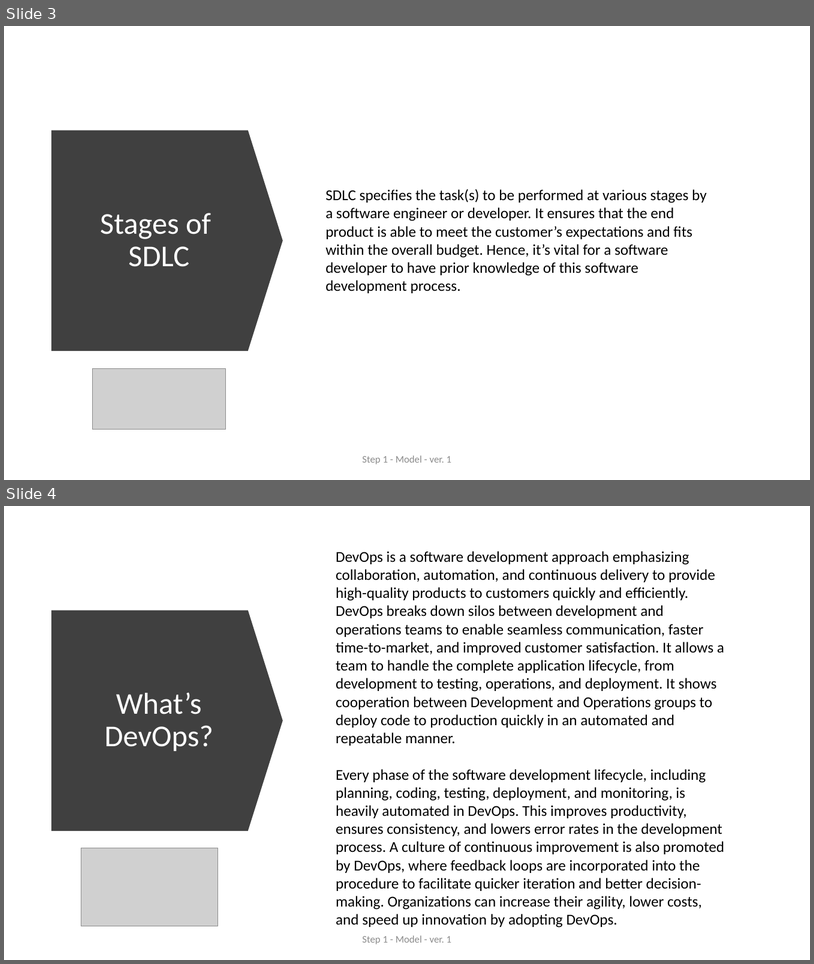
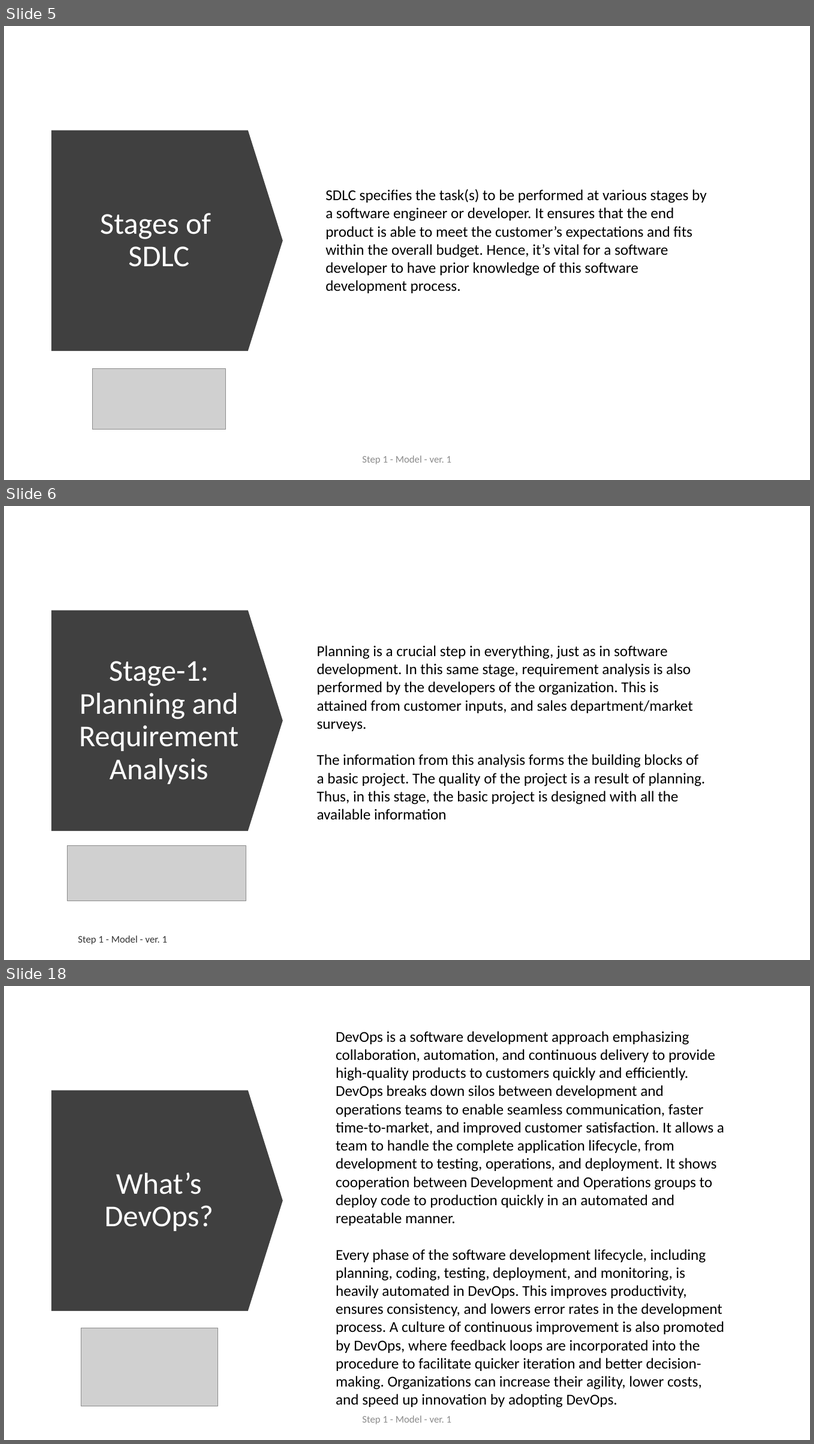
Before and after one commit to ext4dmin/DevOps-Mentorship, a slide deck: Step1-Model_speach.pptx. Shown one above the other, each under a label of ours: slides 3 and 4 before the commit, slides 5, 6 and 18 after it; the slides between them are not shown. The pictures are 814x964 and 814x1444 pixels, drawn with LibreOffice and Linux fonts; fonts in the diff are those of the drawing; grey boxes stand for pictures. Boxes give left, top, right and bottom in pixels: in the first picture for what was removed or moved away, otherwise in the second. Text is boxed around its words. In the diff, an @@ line names an element or a change of style, - is before the commit and + after.

Commit message:
Step 1. Model. <before editing>

```diff
--- a/Step1-Model_speach.pptx
+++ b/Step1-Model_speach.pptx
@@ slide 6 added at (4,506,810,960), background #FFFFFF @@
@@ down arrow added at (52,610,284,831), fill #404040 @@
@@ text added at (317,645,706,820), 18 pt, text #000000 @@
+Planning is a crucial step in everything, just as in software development. In this same stage, requirement analysis is also performed by the developers of the organization. This is attained from customer inputs, and sales department/market surveys.
+The information from this analysis forms the building blocks of a basic project. The quality of the project is a result of planning. Thus, in this stage, the basic project is designed with all the available information
@@ title added at (79,661,239,784), 36 pt, text #FFFFFF @@
+Stage-1: Planning and Requirement Analysis
@@ picture added at (67,846,246,900) @@
@@ text added at (78,935,167,944), 12 pt, text #000000 at 80% opacity @@
+Step 1 - Model - ver. 1
@@ what was slide 3 is now slide 5 @@
@@ what was slide 4 is now slide 18 @@
```
Also in this commit, not shown: 2 slides changed, 33 other slides added, 1 other file.
